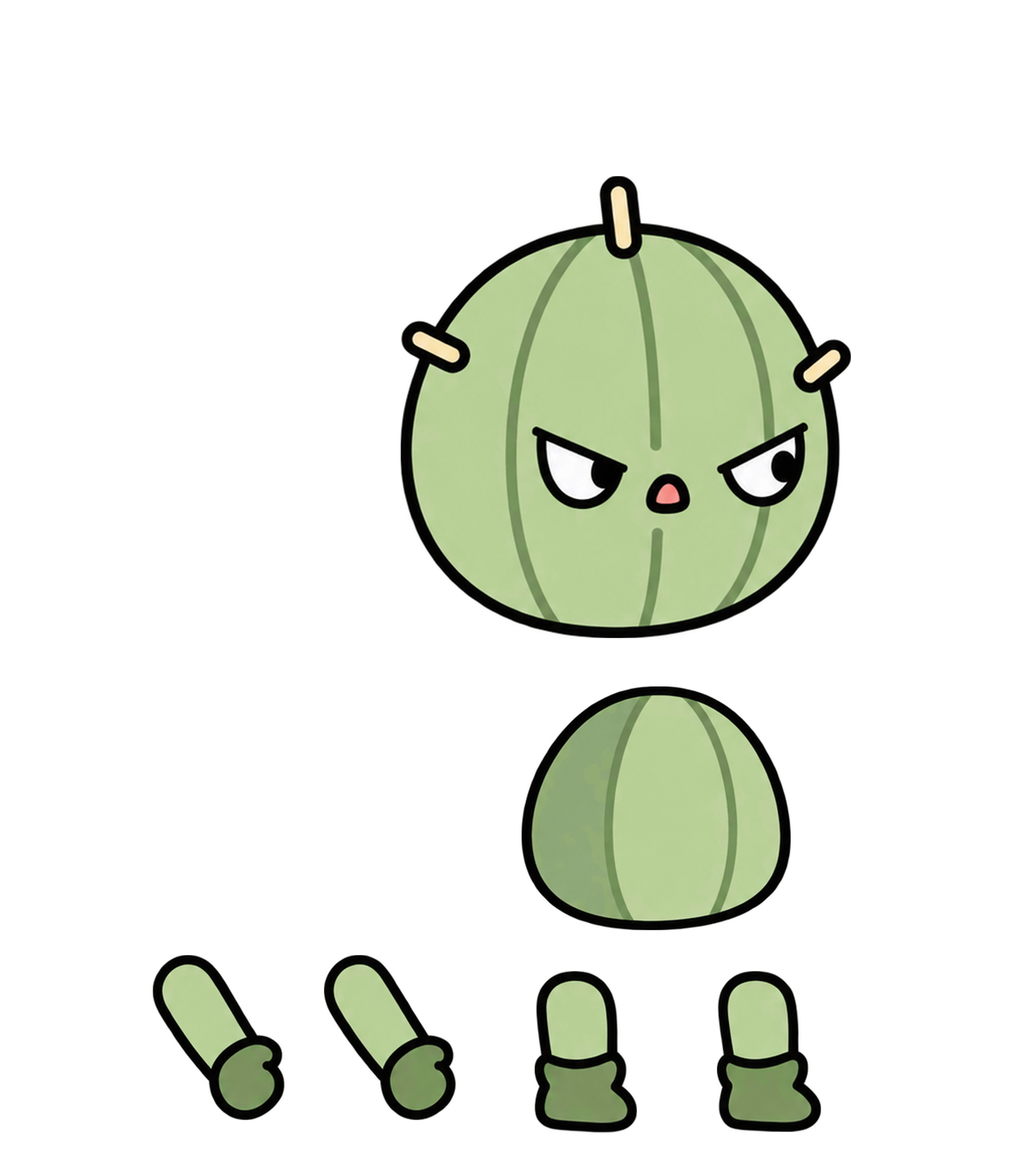
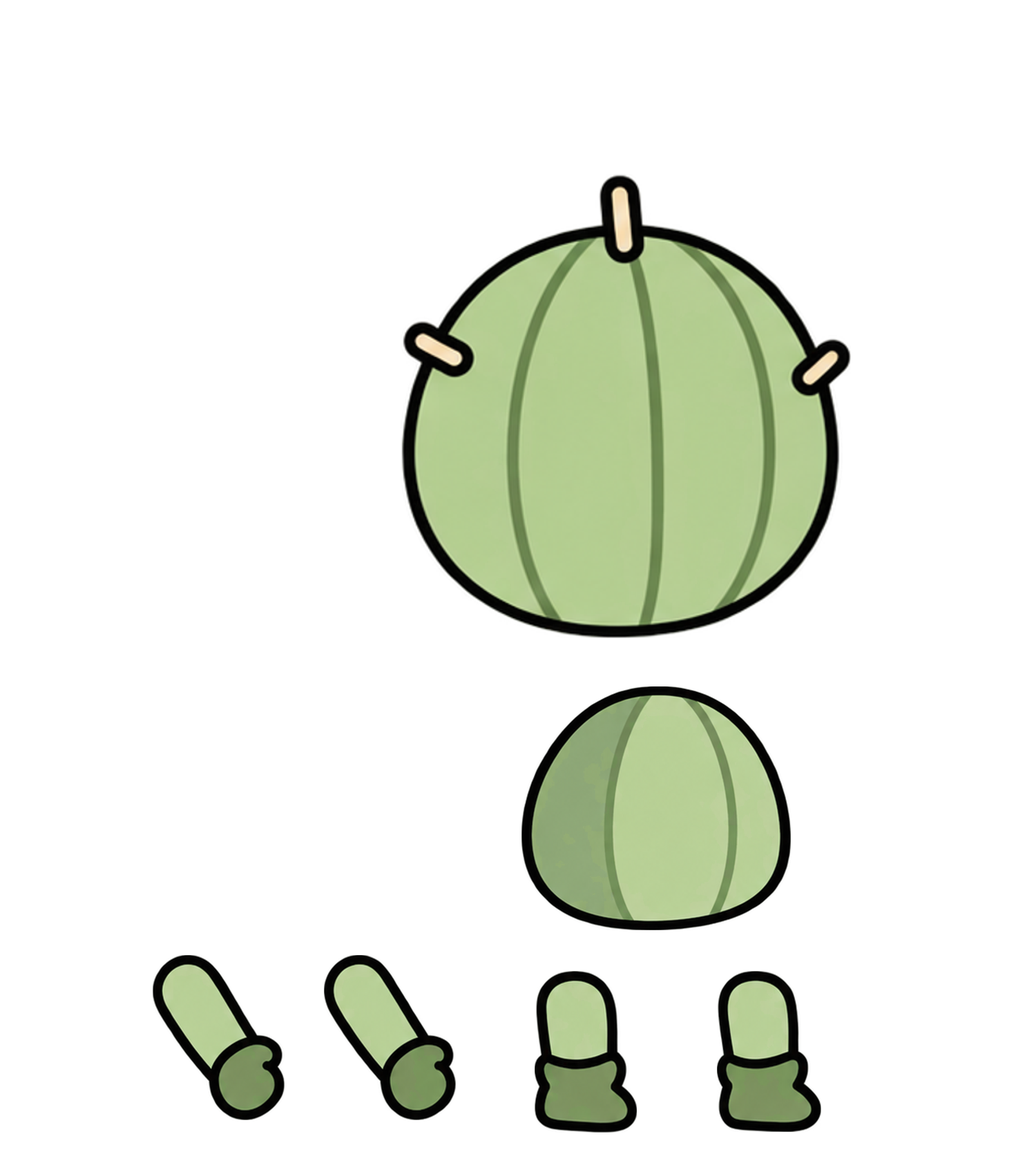
Comparing the layer stacks of the two 1036x1174 images. Changes:
painted on "머리" over left=400, top=173, right=851, bottom=638
